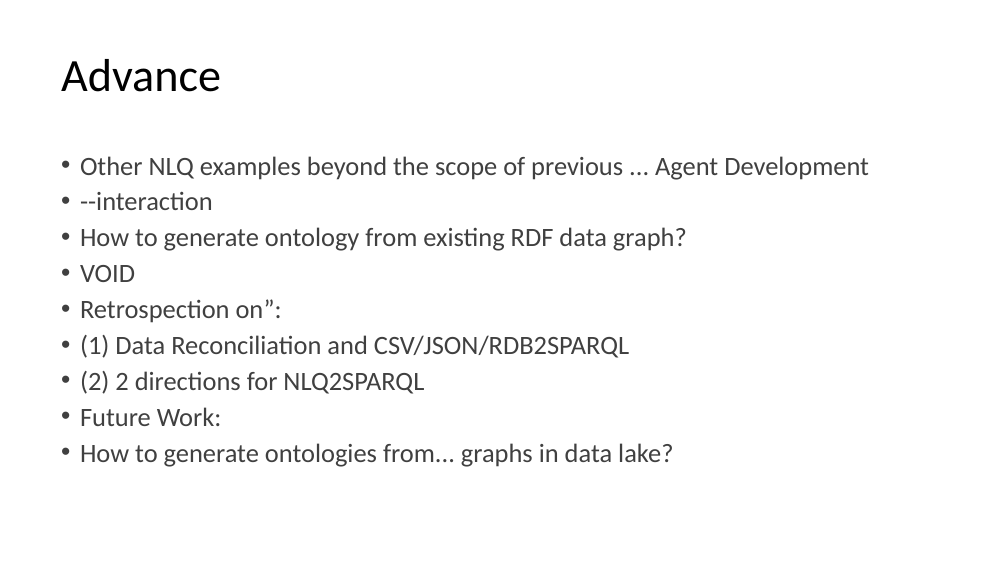
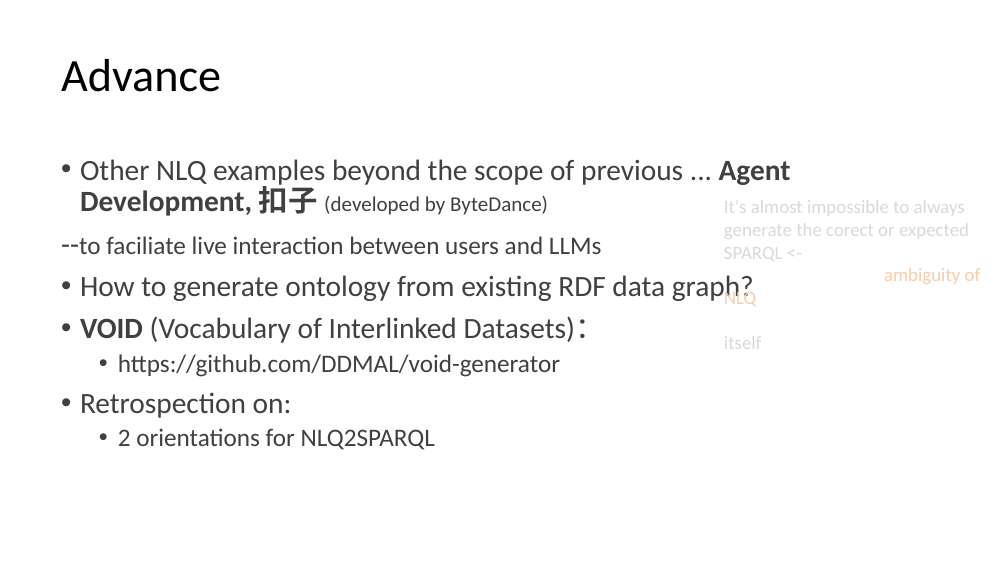
Before and after one commit to DDMAL/linkedmusic-queries, a slide deck: slide 11 of handOver_generalReviewOf_LinkedMusicQueries2024-2025.pptx (slide 10 before the commit). Drawn at 1008x567 pixels with LibreOffice and Linux fonts; fonts in the diff are those of the drawing. Boxes give left, top, right and bottom in pixels: in the first picture for what was removed or moved away, otherwise in the second. Text is boxed around its words. In the diff, an @@ line names an element or a change of style, - is before the commit and + after.

```diff
--- a/handOver_generalReviewOf_LinkedMusicQueries2024-2025.pptx
+++ b/handOver_generalReviewOf_LinkedMusicQueries2024-2025.pptx
@@ text at [79,159,791,254]: text changed; size 25.2 to 28 pt @@
-• Other NLQ examples beyond the scope of previous ... Agent Development
-• --interaction
+• Other NLQ examples beyond the scope of previous ... Agent Development, 扣子 (developed by ByteDance)
+--to faciliate live interaction between users and LLMs
@@ text added at [724,196,981,307], 18 pt, text #D9D9D9 @@
+It's almost impossible to always generate the corect or expected SPARQL <- *****************ambiguity of NLQ
+itself
@@ text at [80,275,754,303]: size 25.2 to 28 pt in "How to generate ontology from existing RDF ..."; line spacing 0.8 to 0.9 @@
@@ text at [80,316,605,450]: text changed; size 25.2 to 24 pt @@
-• VOID
-• Retrospection on”:
-• (1) Data Reconciliation and CSV/JSON/RDB2SPARQL
-• (2) 2 directions for NLQ2SPARQL
-• Future Work:
-• How to generate ontologies from... graphs in data lake?
+• VOID (Vocabulary of Interlinked Datasets)：
+  • https://github.com/DDMAL/void-generator
+• Retrospection on:
+  • 2 orientations for NLQ2SPARQL
```
Also in this commit, not shown: 9 other slides changed, 4 slides added, 1 other file.
